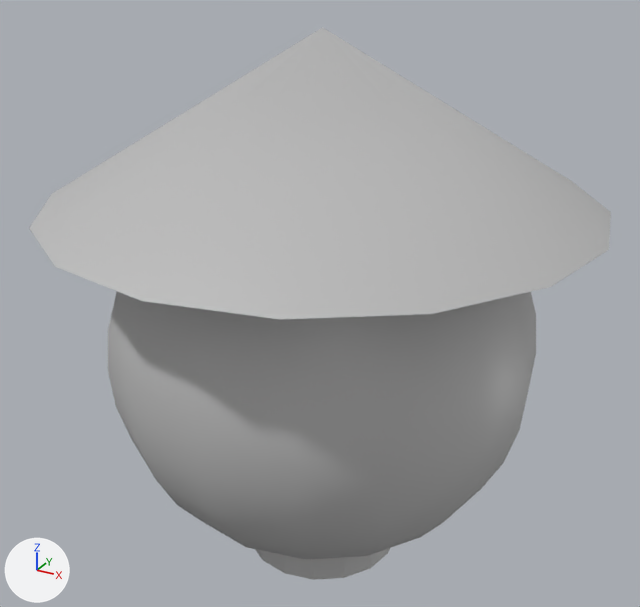
One commit to the FBX model Papercut/Assets/Geometry/Environment/Lantern01.fbx: the scene before it, then after it.
Both versions are drawn from a 50 mm camera at (-8.439, -1.335, 0.171) aimed at (-9.174, 0.002, -0.498). Lighting does not change. The marker at lower left points along +X, +Y and +Z. Where no turn or scale is listed for an object, it has been applied to the vertices.

The scene before the commit, as lines of its bpy script (objects in view):
```python
me_mesh = bpy.data.meshes.new('Mesh')
me_mesh.from_pydata(...)  # 257 vertices, 240 faces; spans x -0.5..0.5, y -0.5..0.5, z -1.015..0.0
me_mesh.materials.append(mat_lambert1)  # grey #bcbcbc
ob_lantern01_geo = bpy.data.objects.new('Lantern01_GEO', me_mesh)
ob_lantern01_geo.location = (-9.168, 0.0, 0.0)
```
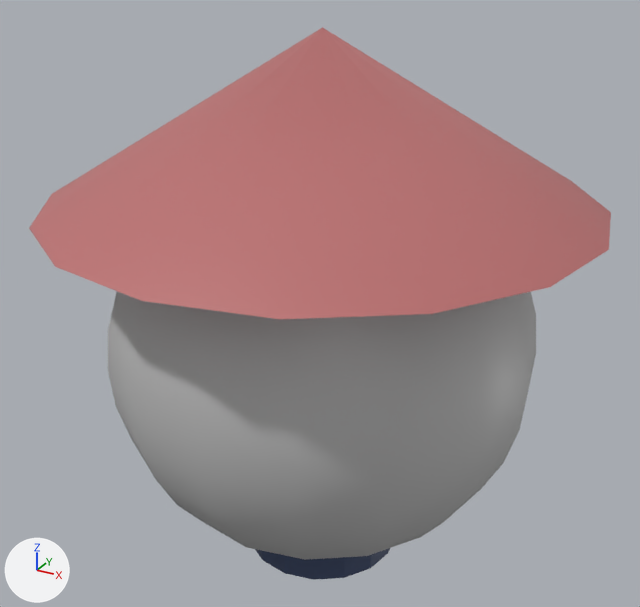
What changed in the scene script:
```text
Add mat_lambert3:
    mat_lambert3 = principled_material('lambert3')
    mat_lambert3.base_color = (0.5, 0.164, 0.164)  # pink #bc7171
Add mat_lambert2:
    mat_lambert2 = principled_material('lambert2')
    mat_lambert2.base_color = (0.0409, 0.0629, 0.136)  # dark blue #394767
Change me_mesh:
    where me_mesh.from_pydata(...)  # 257 vertices, 240 faces; spans x -0.5..0.5, y -0.5..0.5, z -1.015..0.0
    used by ob_lantern01_geo; location = (-9.168, 0.0, 0.0)
    me_mesh part 1: all 48 faces centred in x -0.147..0.147, y -0.147..0.147, z -1.015..-0.981 switch from mat_lambert1 (grey #bcbcbc) to mat_lambert2 (dark blue #394767)
    me_mesh part 2: all 16 faces centred in x -0.321..0.321, y -0.321..0.321, z -0.2 switch from mat_lambert1 (grey #bcbcbc) to mat_lambert3 (pink #bc7070)
```

Boxes [x1, y1, x2, y2] around the edits, measured in the pictures (640 x 607 px):
part 1 of me_mesh, recoloured (grey to blue): [255, 548, 390, 580] in both
part 2 of me_mesh, recoloured (grey to pink): [29, 27, 611, 319] in both
